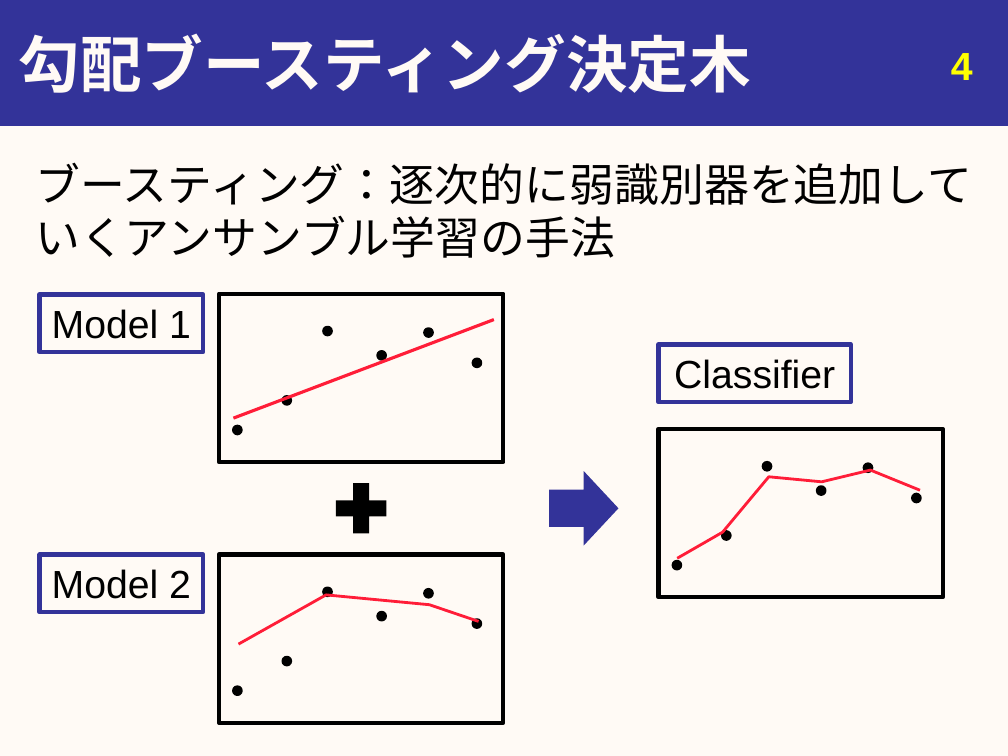
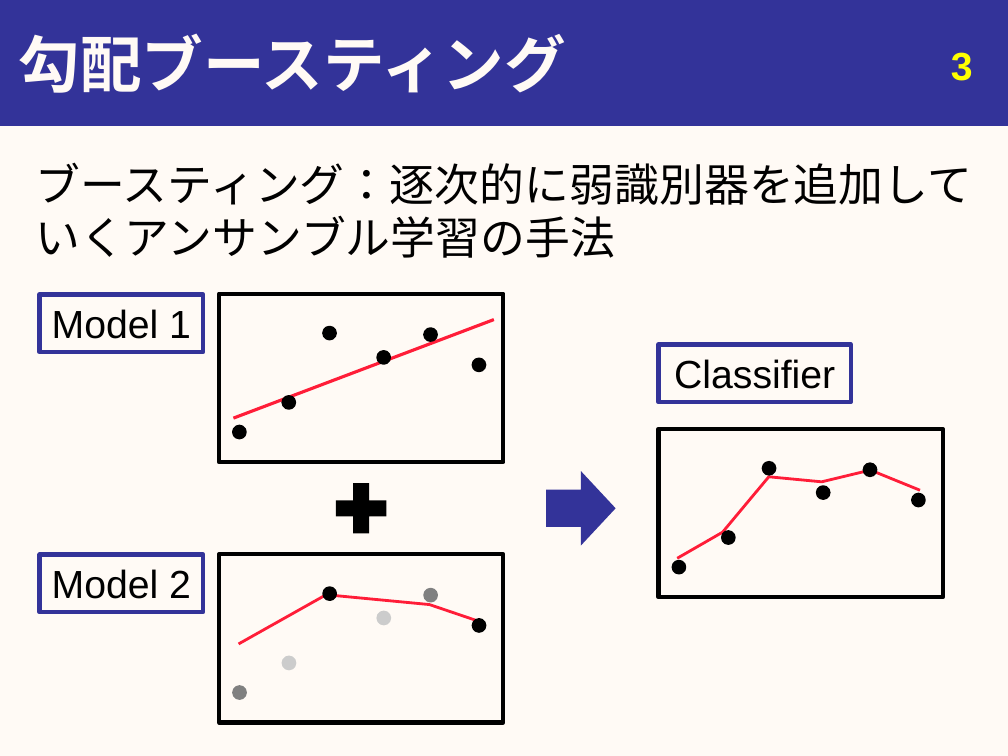
Before and after one commit to youle921/Slide-maintain, a slide deck: slide 3 of slide_0904/20190904_urita_eng.pptx (slide 4 before the commit). Drawn at 1008x756 pixels with LibreOffice and Linux fonts; fonts in the diff are those of the drawing. Boxes give left, top, right and bottom in pixels: in the first picture for what was removed or moved away, otherwise in the second. Text is boxed around its words. In the diff, an @@ line names an element or a change of style, - is before the commit and + after.

```diff
--- a/slide_0904/20190904_urita_eng.pptx
+++ b/slide_0904/20190904_urita_eng.pptx
@@ title at [18,33,566,93]: text changed @@
-勾配ブースティング決定木
+勾配ブースティング
@@ page number at [951,52,973,81]: text changed @@
-4
+3
@@ ellipse: place and size @@
-ellipse at [324,328,332,336]
+ellipse at [324,328,336,340]
@@ ellipse: place and size @@
-ellipse at [424,329,432,337]
+ellipse at [424,329,436,341]
@@ ellipse: place and size @@
-ellipse at [378,352,386,360]
+ellipse at [378,352,390,364]
@@ ellipse: place and size @@
-ellipse at [473,359,481,367]
+ellipse at [473,359,485,371]
@@ ellipse: place and size @@
-ellipse at [283,396,291,404]
+ellipse at [283,396,295,408]
@@ ellipse: place and size @@
-ellipse at [234,426,242,434]
+ellipse at [234,426,246,438]
@@ ellipse: place and size @@
-ellipse at [763,463,771,471]
+ellipse at [763,463,775,475]
@@ ellipse: place and size @@
-ellipse at [864,464,872,472]
+ellipse at [864,464,876,476]
@@ ellipse: place and size @@
-ellipse at [817,487,826,495]
+ellipse at [817,487,830,499]
@@ ellipse: place and size @@
-ellipse at [912,494,920,502]
+ellipse at [912,494,924,506]
@@ ellipse: place and size @@
-ellipse at [723,531,731,539]
+ellipse at [723,531,735,543]
@@ ellipse: place and size @@
-ellipse at [673,561,681,570]
+ellipse at [673,561,685,574]
@@ freeform shape at [239,595,479,644]: outline redrawn @@
@@ ellipse: place and size @@
-ellipse at [324,588,332,596]
+ellipse at [324,588,336,600]
@@ ellipse at [424,590,436,602]: fill #000000 to #808080; outline #000000 2 pt to #808080 2 pt @@
@@ ellipse: place and size @@
-ellipse at [424,590,432,598]
+ellipse at [424,590,436,602]
@@ ellipse at [378,612,390,624]: fill #000000 to #CCCCCC; outline #000000 2 pt to #CCCCCC 2 pt @@
@@ ellipse: place and size @@
-ellipse at [378,612,386,620]
+ellipse at [378,612,390,624]
@@ ellipse: place and size @@
-ellipse at [473,620,481,628]
+ellipse at [473,620,485,632]
@@ ellipse: place and size @@
-ellipse at [283,657,291,665]
+ellipse at [283,657,295,669]
@@ ellipse at [283,657,295,669]: fill #000000 to #CCCCCC; outline #000000 2 pt to #CCCCCC 2 pt @@
@@ ellipse: place and size @@
-ellipse at [234,686,242,695]
+ellipse at [234,686,246,699]
@@ ellipse at [234,686,246,699]: fill #000000 to #808080; outline #000000 2 pt to #808080 2 pt @@
```
Also in this commit, not shown: 4 other slides changed, 26 slides added, 1 slide removed, 1 other file.
